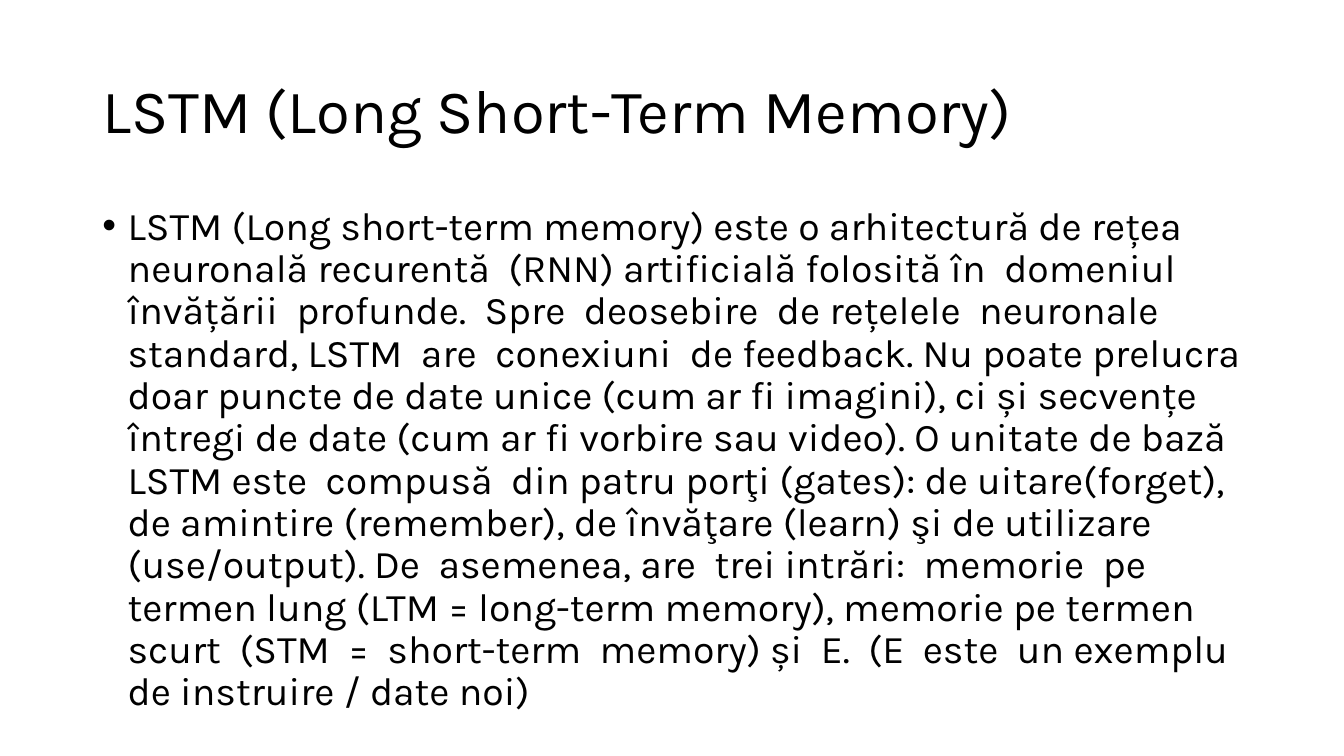
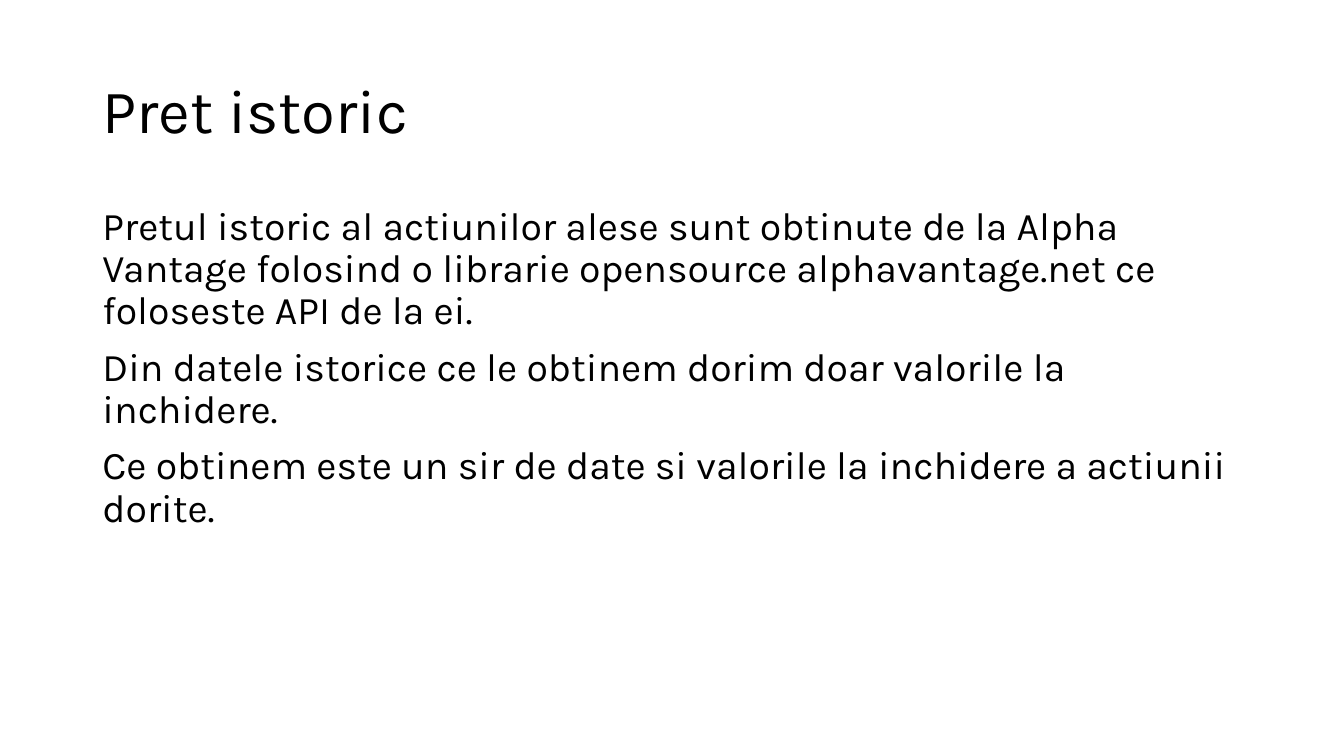
Before and after one commit to nasturas/LSTM, a slide deck: slide 4 of Doc/Prezicere pret actiuni.pptx (slide 5 before the commit). Drawn at 1344x756 pixels with LibreOffice and Linux fonts; fonts in the diff are those of the drawing. Boxes give left, top, right and bottom in pixels: in the first picture for what was removed or moved away, otherwise in the second. Text is boxed around its words. In the diff, an @@ line names an element or a change of style, - is before the commit and + after.

```diff
--- a/Doc/Prezicere pret actiuni.pptx
+++ b/Doc/Prezicere pret actiuni.pptx
@@ title at [102,90,408,134]: text changed @@
-LSTM (Long Short-Term Memory)
+Pret istoric
@@ text at [102,213,1225,523]: text changed @@
-• LSTM (Long short-term memory) este o arhitectură de rețea neuronală recurentă (RNN) artificială folosită în domeniul învățării profunde. Spre deosebire de rețelele neuronale standard, LSTM are conexiuni de feedback. Nu poate prelucra doar puncte de date unice (cum ar fi imagini), ci și secvențe întregi de date (cum ar fi vorbire sau video). O unitate de bază LSTM este compusă din patru porţi (gates): de uitare(forget), de amintire (remember), de învăţare (learn) şi de utilizare (use/output). De asemenea, are trei intrări: memorie pe termen lung (LTM = long-term memory), memorie pe termen scurt (STM = short-term memory) și E. (E este un exemplu de instruire / date noi)
+Pretul istoric al actiunilor alese sunt obtinute de la Alpha Vantage folosind o librarie opensource alphavantage.net ce foloseste API de la ei.
+Din datele istorice ce le obtinem dorim doar valorile la inchidere.
+Ce obtinem este un sir de date si valorile la inchidere a actiunii dorite.
```
Also in this commit, not shown: 3 other slides changed, 6 slides added, 3 slides removed.
